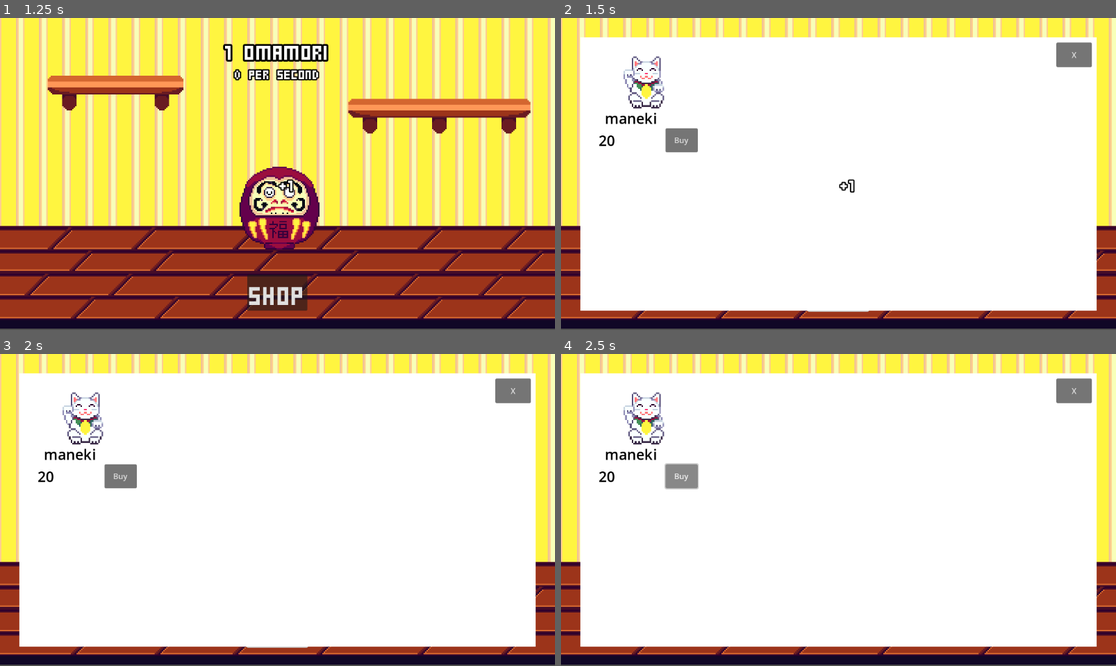
Above: before the commit, frames 1-4 (two rows, left to right).
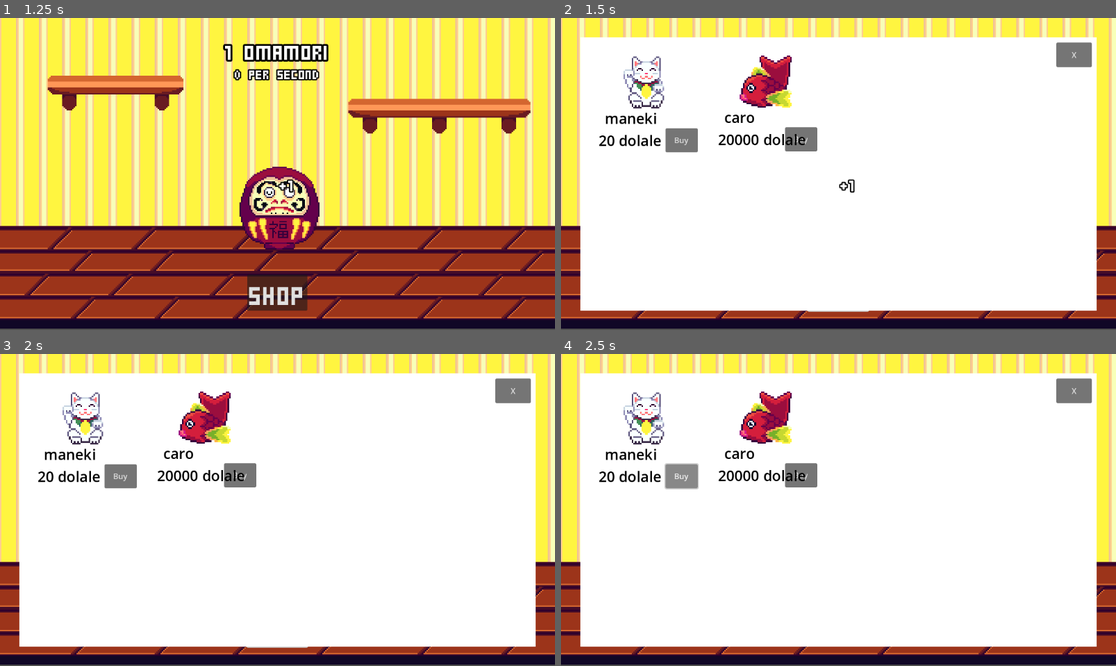
Above: after the commit, the same moments.

Repository: roxsas64/DarumaClicker
Game: Godot game, scene res://scenes/game.tscn
The game is run twice, just before and just after one commit, with the same random seed, the same clock (stepped at 60 frames per second) and the same inputs.
Inputs (mouse positions are in pixels of both pictures, inside the frame that each line leads up to):
- Up to frame 1 (1.25 s): click (277, 174) at 0.5 s
- Up to frame 2 (1.5 s): click "Shop" at 1.25 s
- Up to frame 3 (2 s): no input
- Up to frame 4 (2.5 s): click "Buy" at 2 s

Frame 1 is identical in both runs. In frame 2, 2.1% of the frame differs, in the area x 10-47%, y 12-43%; in frame 3, 2.1%; in frame 4, 2.1%.

Commit message:
New GameManager Singleton

Diff:
--- a/project.godot
+++ b/project.godot
@@ -18,7 +18,7 @@
 [autoload]
 
 Audiomanager="*res://scenes/audiomanager.tscn"
-Game="*res://scripts/game.gd"
+GameManager="*res://scripts/game_manager.gd"
 
 [rendering]
 
--- a/scenes/game.tscn
+++ b/scenes/game.tscn
@@ -10,6 +10,7 @@
 [ext_resource type="PackedScene" uid="uid://dhyaci7g6fqgf" path="res://scenes/daruma.tscn" id="8_gee14"]
 [ext_resource type="Script" uid="uid://ciwc7otidsbn0" path="res://scripts/shop_button.gd" id="8_kvpfn"]
 [ext_resource type="PackedScene" uid="uid://cjfn0htxq8iw4" path="res://scenes/item_buy.tscn" id="8_vtaks"]
+[ext_resource type="Texture2D" uid="uid://k3rcf0a1cqvi" path="res://assets/items/LuckyFish.png" id="11_kvpfn"]
 
 [sub_resource type="TileSetAtlasSource" id="TileSetAtlasSource_gee14"]
 texture = ExtResource("2_gee14")
@@ -469,7 +470,6 @@
 script = ExtResource("8_kvpfn")
 
 [node name="Catalogue" type="ColorRect" parent="MarginContainer"]
-visible = false
 layout_mode = 2
 
 [node name="Item" parent="MarginContainer/Catalogue" instance=ExtResource("8_vtaks")]
@@ -482,6 +482,16 @@
 price = 20
 itemTexture = ExtResource("8_0tnpc")
 
+[node name="Item2" parent="MarginContainer/Catalogue" instance=ExtResource("8_vtaks")]
+layout_mode = 1
+offset_left = 280.0
+offset_top = 25.0
+offset_right = 76.32
+offset_bottom = -164.712
+itemName = "caro"
+price = 20000
+itemTexture = ExtResource("11_kvpfn")
+
 [node name="CloseShop" type="Button" parent="MarginContainer/Catalogue"]
 layout_mode = 0
 offset_left = 988.0
--- /dev/null
+++ b/scenes/game_manager.tscn
@@ -0,0 +1,6 @@
+[gd_scene load_steps=2 format=3 uid="uid://utni5vmf58dk"]
+
+[ext_resource type="Script" uid="uid://7du6afubwa1q" path="res://scripts/game_manager.gd" id="1_hwd4i"]
+
+[node name="gameManager" type="Node"]
+script = ExtResource("1_hwd4i")
--- a/scripts/animations.gd
+++ b/scripts/animations.gd
@@ -4,10 +4,12 @@
 @onready var click_button: TextureButton = $CenterContainer/ClickButton
 @onready var indicators: Control = $"../Indicators"
 @onready var boredTimer: Timer = $CenterContainer/ClickButton/BoredTimer
+@onready var shopCatalogue: ColorRect = $Catalogue
 @onready var darumaAnimation: AnimationPlayer = $CenterContainer/ClickButton/Daruma/DarumaEyes/AnimationPlayer
 
 func _ready() -> void:
 	click_button.pivot_offset = click_button.size / 2
+	shopCatalogue.visible = false
 
 func _on_click_button_button_down() -> void:
 	var tween = get_tree().create_tween()
--- a/scripts/game.gd
+++ b/scripts/game.gd
@@ -1,40 +1,16 @@
 extends Control
 
-const save_path = "user://userdata.save"
-
-var omamori = 0
 var amount_per_click = 1
-
 
 signal omamori_changed
 signal omamori_clicked
 
+func _ready() -> void:
+	#load_data()
+	pass
 
-func _ready() -> void:
-	load_data()
-	emit_signal("omamori_changed", omamori)
-
-func save_data():
-	var data = {
-		"omamori": omamori,
-	}
-	var file = FileAccess.open(save_path, FileAccess.WRITE)
-	file.store_var(data)
-	file.close()
-
-func load_data():
-	if FileAccess.file_exists(save_path):
-		var file = FileAccess.open(save_path, FileAccess.READ)
-		var data = file.get_var()
-		file.close()
-		if typeof(data) == TYPE_DICTIONARY:
-			omamori = data.get("omamori", 0)
-	else	:
-		save_data()
 
 func _on_click_button_button_down() -> void:
-	omamori += amount_per_click
-	print(omamori)
-	emit_signal("omamori_changed", omamori)
+	GameManager.addOmamori(amount_per_click)
 	emit_signal("omamori_clicked", amount_per_click)
-	save_data()
+	#save_data()
--- /dev/null
+++ b/scripts/game_manager.gd
@@ -0,0 +1,47 @@
+extends Node
+
+const save_path = "user://userdata.save"
+
+var omamori = 0
+
+signal omamori_updated(amount: int)
+
+# Called when the node enters the scene tree for the first time.
+func _ready() -> void:
+	load_data()
+
+func updateOmamori(newValue: int):
+	omamori = newValue
+	emit_signal("omamori_updated", omamori)
+
+func addOmamori(addThisMany: int):
+	omamori += addThisMany
+	emit_signal("omamori_updated", omamori)
+	save_data()
+
+func minusOmamori(substractThisMany : int):
+	omamori -= substractThisMany
+	emit_signal("omamori_updated", omamori)
+	save_data()
+
+func save_data():
+	var data = {
+		"omamori": omamori,
+	}
+	var file = FileAccess.open(save_path, FileAccess.WRITE)
+	file.store_var(data)
+	file.close()
+
+func load_data():
+	if FileAccess.file_exists(save_path):
+		var file = FileAccess.open(save_path, FileAccess.READ)
+		var data = file.get_var()
+		file.close()
+		if typeof(data) == TYPE_DICTIONARY:
+			updateOmamori(data.get("omamori", 0))
+	else:
+		save_data()
+
+# Called every frame. 'delta' is the elapsed time since the previous frame.
+func _process(delta: float) -> void:
+	pass
--- a/scripts/itemBuy.gd
+++ b/scripts/itemBuy.gd
@@ -11,7 +11,7 @@
 # Called when the node enters the scene tree for the first time.
 func _ready() -> void:
 	itemLabel.text = itemName
-	priceTag.text = str(price)
+	priceTag.text = str(price) + " dolale"
 	itemIcon.texture = itemTexture
 
 
@@ -22,4 +22,6 @@
 
 
 func _on_buy_pressed() -> void:
-	print(Game.omamori)
+	if GameManager.omamori >= price:
+		# comprable
+		GameManager.minusOmamori(price)
--- a/scripts/stats.gd
+++ b/scripts/stats.gd
@@ -2,5 +2,11 @@
 
 @onready var omamori_label: Label = $OmamoriLabel
 
-func _on_game_omamori_changed(amount) -> void:
-	omamori_label.text = str(amount) + " Omamori"
+func _ready() -> void:
+	# Sacar valor de GameManager al iniciar este objeto
+	_on_omamori_updated(GameManager.omamori)
+	# Suscribirse a futuros cambios de cantidad de omamori
+	GameManager.omamori_updated.connect(_on_omamori_updated)
+
+func _on_omamori_updated(amount: int) -> void:
+	omamori_label.text = str(amount) + " omamori"
Binary file added: assets/items/LuckyFish.png
Not shown, added: assets/items/LuckyFish.png.import
Not shown: 1 places in scenes/game.tscn that only renumber resources
Not shown, added: scripts/game_manager.gd.uid
